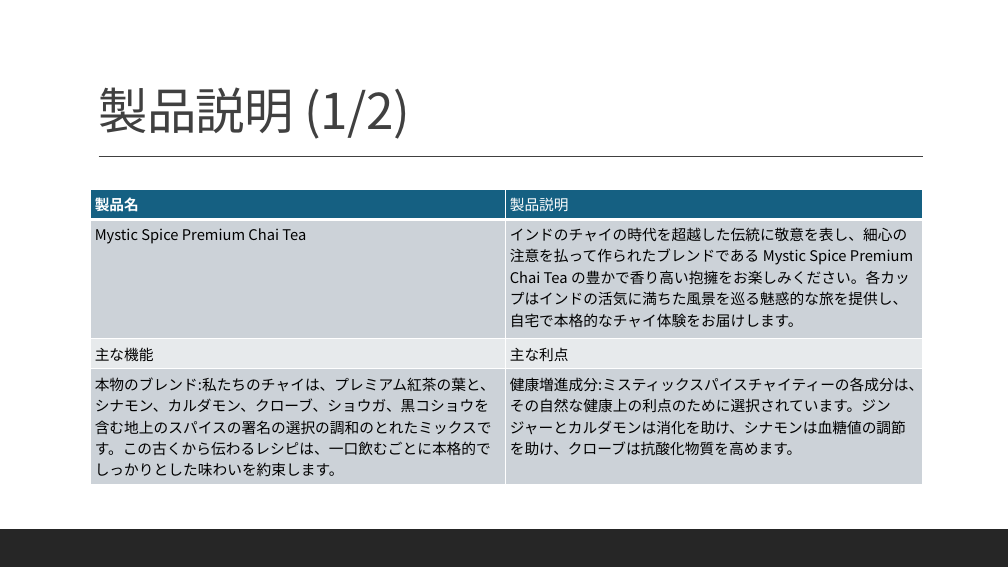
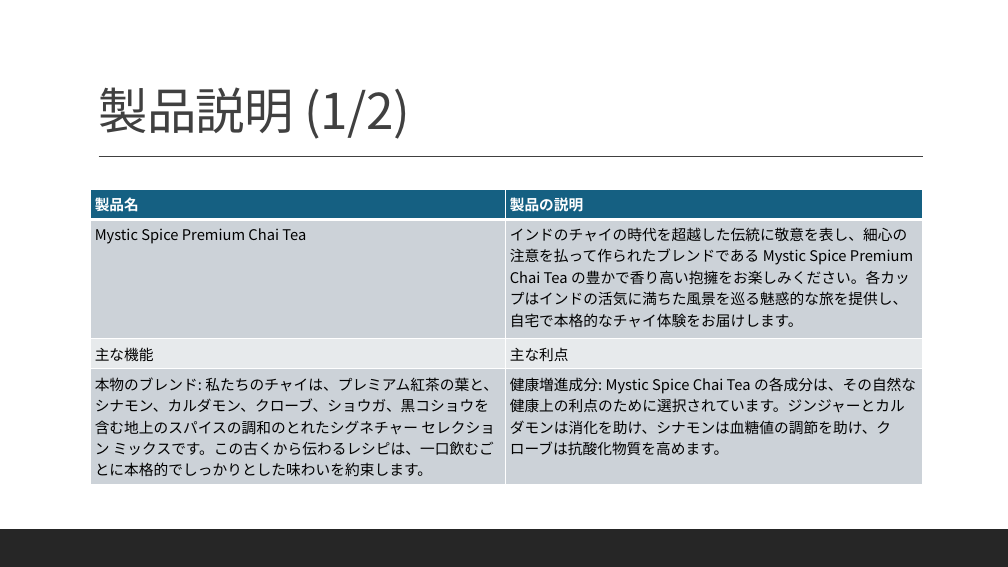
Before and after one commit to MicrosoftLearning/MS-4004-Empower-workforce-copilot-use-cases.ja-jp, a slide deck: slide 5 of ResourceFiles/Mystic Spice Premium Chai Market Analysis Presentation.pptx. Drawn at 1008x567 pixels with LibreOffice and Linux fonts; fonts in the diff are those of the drawing. Boxes give left, top, right and bottom in pixels: in the first picture for what was removed or moved away, otherwise in the second. Text is boxed around its words. In the diff, an @@ line names an element or a change of style, - is before the commit and + after.

```diff
--- a/ResourceFiles/Mystic Spice Premium Chai Market Analysis Presentation.pptx
+++ b/ResourceFiles/Mystic Spice Premium Chai Market Analysis Presentation.pptx
@@ table at [91,189,923,481] @@
-row 1, column 2: 製品説明
+row 1, column 2: 製品の説明
-row 4, column 1: 本物のブレンド:私たちのチャイは、プレミアム紅茶の葉と、シナモン、カルダモン、クローブ、ショウガ、黒コショウを含む地上のスパイスの署名の選択の調和のとれたミックスです。この古くから伝わるレシピは、一口飲むごとに本格的でしっかりとした味わいを約束します。
+row 4, column 1: 本物のブレンド: 私たちのチャイは、プレミアム紅茶の葉と、シナモン、カルダモン、クローブ、ショウガ、黒コショウを含む地上のスパイスの調和のとれたシグネチャー セレクション ミックスです。この古くから伝わるレシピは、一口飲むごとに本格的でしっかりとした味わいを約束します。
-row 4, column 2: 健康増進成分:ミスティックスパイスチャイティーの各成分は、その自然な健康上の利点のために選択されています。ジンジャーとカルダモンは消化を助け、シナモンは血糖値の調節を助け、クローブは抗酸化物質を高めます。
+row 4, column 2: 健康増進成分: Mystic Spice Chai Tea の各成分は、その自然な健康上の利点のために選択されています。ジンジャーとカルダモンは消化を助け、シナモンは血糖値の調節を助け、クローブは抗酸化物質を高めます。
```
Also in this commit, not shown: 5 other slides changed, 31 other files.
